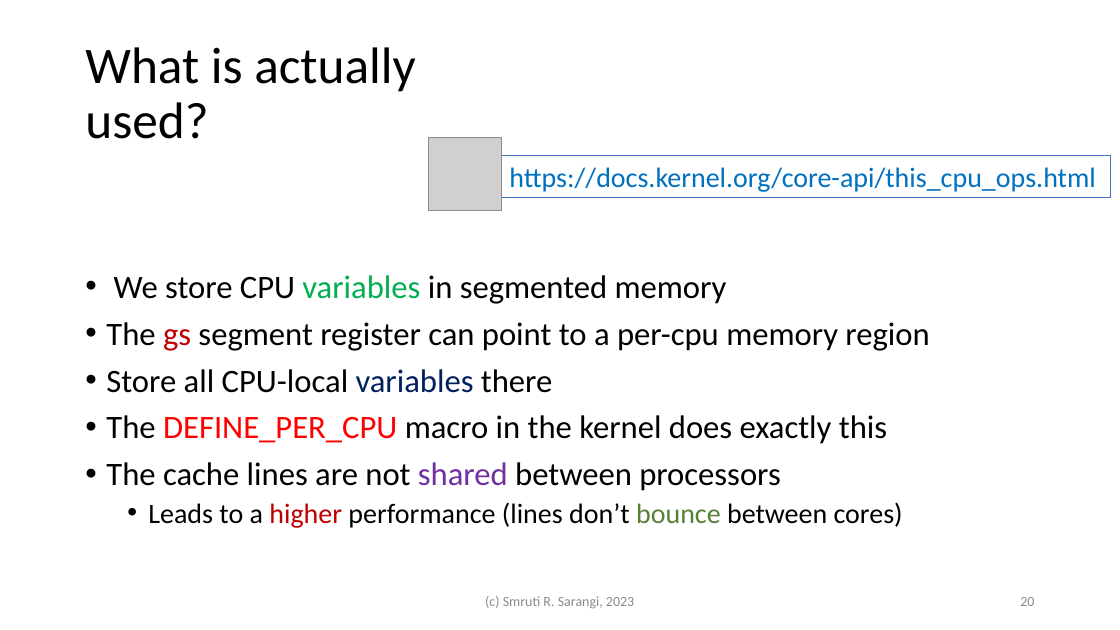
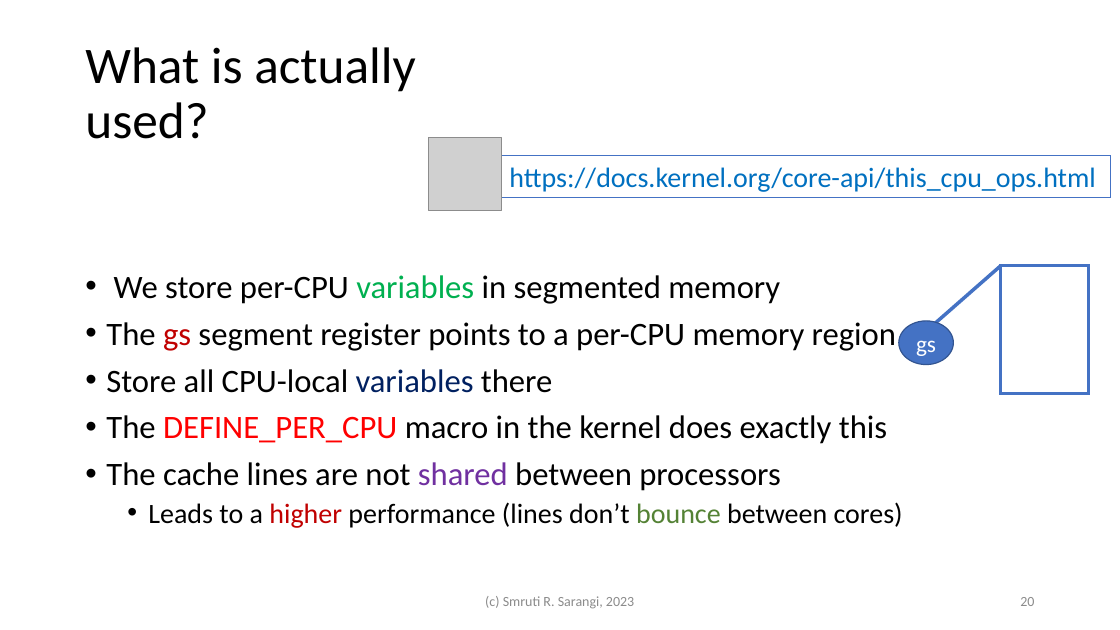
Before and after one commit to sarthak-panda/Sem6, a slide deck: slide 20 of COL331/LEC/3.processes.pptx. Drawn at 1120x630 pixels with LibreOffice and Linux fonts; fonts in the diff are those of the drawing; grey boxes stand for pictures. Boxes give left, top, right and bottom in pixels: in the first picture for what was removed or moved away, otherwise in the second. Text is boxed around its words. In the diff, an @@ line names an element or a change of style, - is before the commit and + after.

```diff
--- a/COL331/LEC/3.processes.pptx
+++ b/COL331/LEC/3.processes.pptx
@@ border callout added at (1001, 266, 1089, 393), fill #FFFFFF, outline #4472C4 3 pt @@
@@ text at (106, 275, 896, 351): text changed @@
-• We store CPU variables in segmented memory
-• The gs segment register can point to a per-cpu memory region
+• We store per-CPU variables in segmented memory
+• The gs segment register points to a per-CPU memory region
@@ ellipse added at (899, 321, 954, 365), fill #4472C4, outline #325491 1 pt, 20 pt, text #FFFFFF @@
+gs
```
Also in this commit, not shown: 34 other slides changed, 7 slides added, 2 slides removed, 13 other files.
